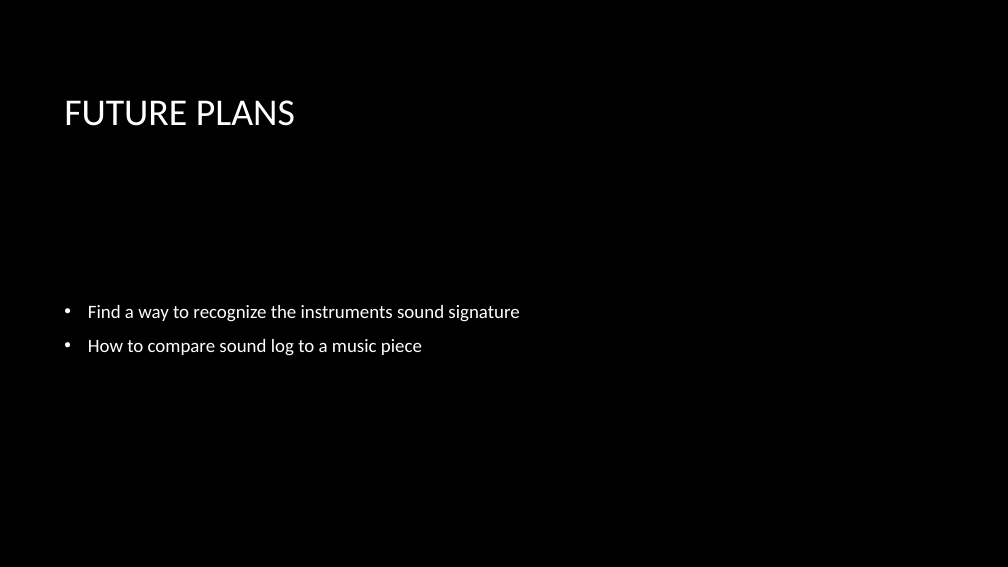
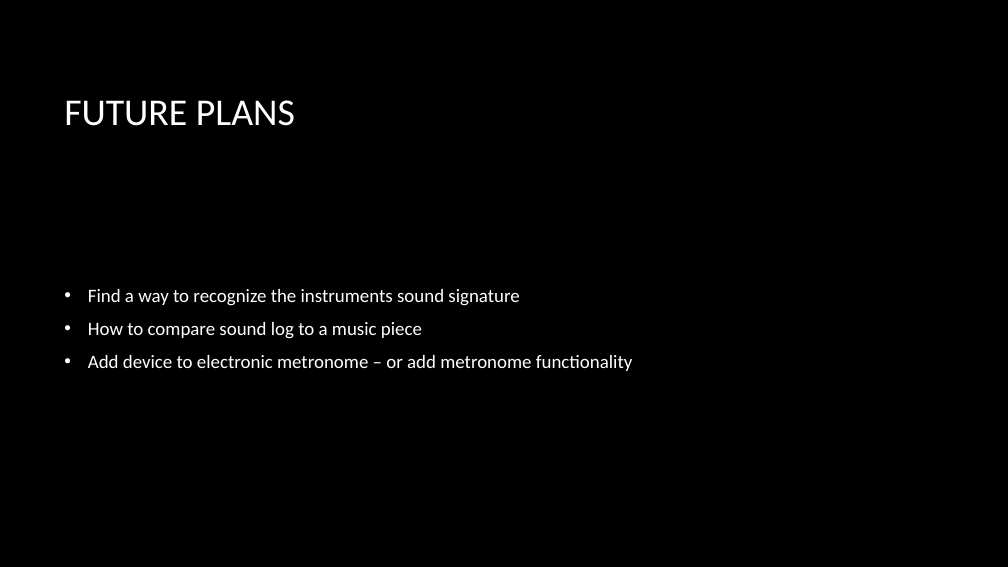
Before and after one commit to petabyte/IonT, a slide deck: slide 7 of presentation/IOT- SEIS785.pptx (slide 6 before the commit). Drawn at 1008x567 pixels with LibreOffice and Linux fonts; fonts in the diff are those of the drawing; background and template pictures are left out. Boxes give left, top, right and bottom in pixels: in the first picture for what was removed or moved away, otherwise in the second. Text is boxed around its words. In the diff, an @@ line names an element or a change of style, - is before the commit and + after.

```diff
--- a/presentation/IOT- SEIS785.pptx
+++ b/presentation/IOT- SEIS785.pptx
@@ text at (88,355,633,371): paragraph added @@
+• Add device to electronic metronome – or add metronome functionality
```
Also in this commit, not shown: 1 other slide changed, 1 slide added, 2 other files.
